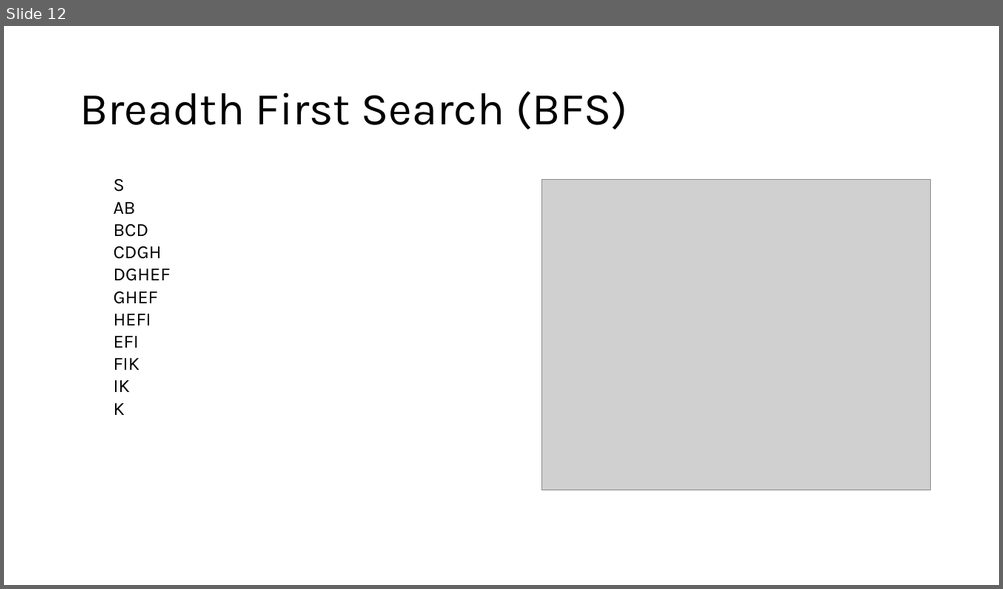
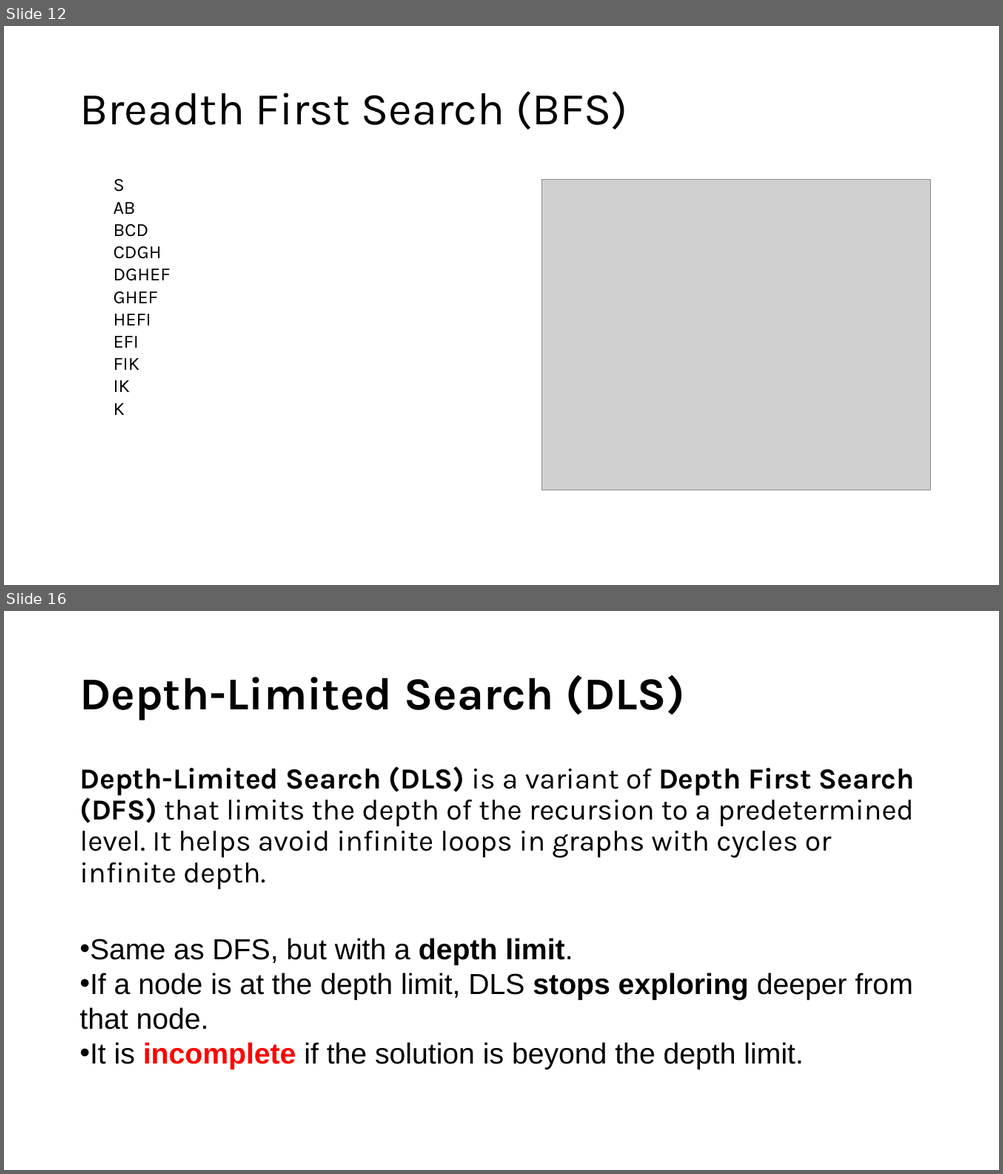
Before and after one commit to sdryasir/AI-Books, a slide deck: #1 Introduction to Artificial Intelligence (AI).pptx. Shown one above the other, each under a label of ours: slide 12 before the commit, slides 12 and 16 after it; the slides between them are not shown. The pictures are 1003x589 and 1003x1174 pixels, drawn with LibreOffice and Linux fonts; fonts in the diff are those of the drawing; grey boxes stand for pictures. Boxes give left, top, right and bottom in pixels: in the first picture for what was removed or moved away, otherwise in the second. Text is boxed around its words. In the diff, an @@ line names an element or a change of style, - is before the commit and + after.

```diff
--- a/#1 Introduction to Artificial Intelligence (AI).pptx
+++ b/#1 Introduction to Artificial Intelligence (AI).pptx
@@ slide 16 added at box(4, 611, 999, 1170), background #FFFFFF @@
@@ title added at box(79, 675, 685, 721), 44 pt, text #000000, bold @@
+Depth-Limited Search (DLS)
@@ text added at box(79, 766, 914, 1070), 28 pt, text #000000 @@
+Depth-Limited Search (DLS) is a variant of Depth First Search (DFS) that limits the depth of the recursion to a predetermined level. It helps avoid infinite loops in graphs with cycles or infinite depth.
+• Same as DFS, but with a depth limit.
+• If a node is at the depth limit, DLS stops exploring deeper from that node.
+• It is incomplete if the solution is beyond the depth limit.
```
Also in this commit, not shown: 12 other slides added, 1 slide removed, 1 other file.
